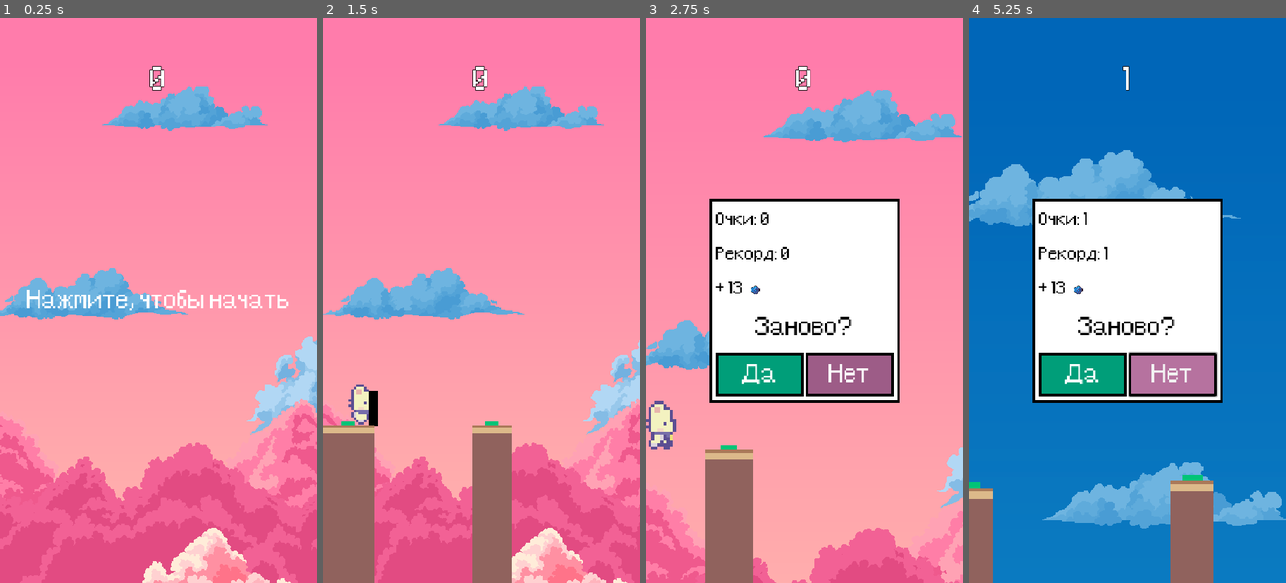
Above: before the commit, frames 1-4 (left to right).
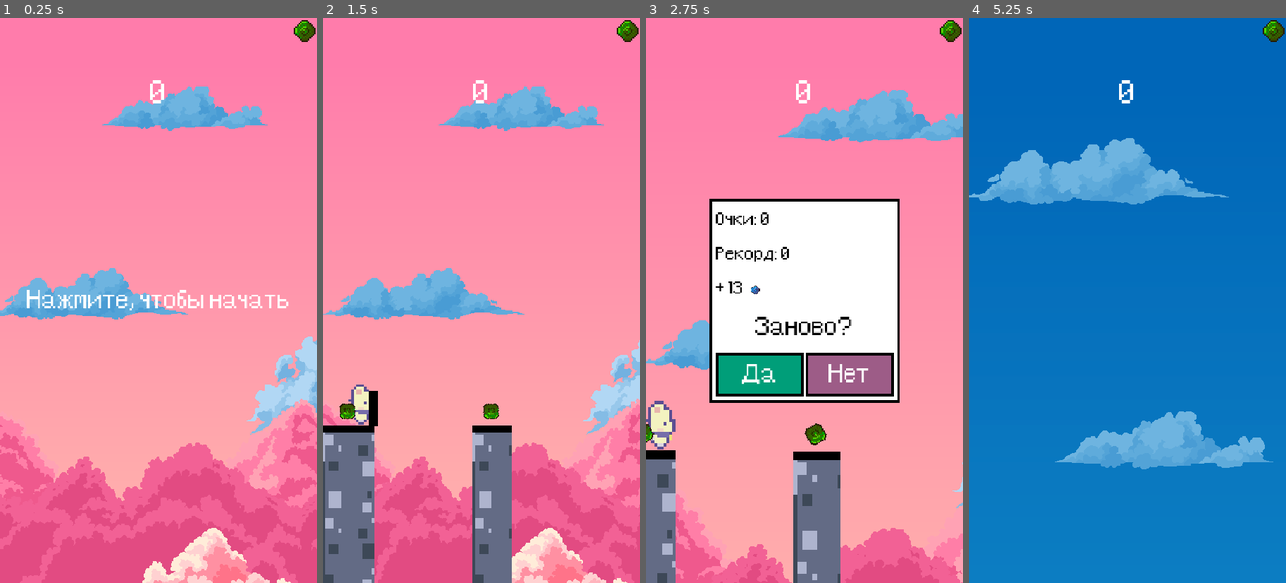
Above: after the commit, the same moments.

Repository: kotofeyy/StickBoss2
Game: Godot game, scene res://Scenes/main.tscn
Same seed, same stepped clock (60 frames per second), same inputs: the game is played once before the commit and once after it.
Inputs (mouse positions are in pixels of both pictures, inside the frame that each line leads up to):
- Up to frame 1 (0.25 s): no input
- Up to frame 2 (1.5 s): click "Нажмите, чтобы начать" at 0.5 s; move the mouse to (551, 272) at 1.27 s; press the mouse at (551, 272) at 1.28 s; hold Up (ui_up) from 1.28 s (still down)
- Up to frame 3 (2.75 s): move the mouse to (741, 328) at 2.02 s; release Up (ui_up) at 2.03 s; release the mouse at (741, 328) at 2.03 s; click (741, 328) at 2.1 s
- Up to frame 4 (5.25 s): click "Да" at 2.75 s; move the mouse to (1159, 176) at 3.52 s; press the mouse at (1159, 176) at 3.53 s; hold Up (ui_up) 3.53-5 s; move the mouse to (1111, 413) at 4.27 s; release the mouse at (1111, 413) at 4.28 s; click (1111, 413) at 4.35 s; click "Нет" at 5 s

The runs differ from the first frame. In frame 1, 0.4% of the frame differs, in the area x 47-100%, y 0-16%; in frame 2, 8.7%; in frame 3, 15%; in frame 4, 36%, in the area x 0-100%, y 0-100%.

Commit message:
обновил спрайт монеток, платформ; очки теперь красиво иксуются

Diff:
--- a/Code/main.gd
+++ b/Code/main.gd
@@ -8,11 +8,16 @@
 @onready var animated_sprite_bonus: AnimatedSprite2D = $AnimatedSpriteBonus
 @onready var audio_stream_player_hit: AudioStreamPlayer = $AudioStreamPlayerHit
 @onready var audio_stream_player_swipe: AudioStreamPlayer = $AudioStreamPlayerSwipe
+@onready var audio_stream_player_defeat: AudioStreamPlayer = $AudioStreamPlayerDefeat
+@onready var audio_stream_player_score_x: AudioStreamPlayer = $AudioStreamPlayerScoreX
+
 
 @onready var start_game_button: Button = $CanvasLayer/StartGameButton
 @onready var end_game_panel: Panel = $CanvasLayer/EndGamePanel
 
-@onready var label_score: Label = $CanvasLayer/Label
+
+@onready var label_score: Label = $CanvasLayer/LabelScore
+@onready var label_x: Label = $CanvasLayer/LabelScore/LabelX
 @onready var result_score_label: RichTextLabel = $CanvasLayer/EndGamePanel/MarginContainer/VBoxContainer/ResultScoreLabel
 @onready var best_score_label: RichTextLabel = $CanvasLayer/EndGamePanel/MarginContainer/VBoxContainer/BestScoreLabel
 @onready var x_bonus_label: Label = $XBonusLabel
@@ -35,8 +40,9 @@
 
 
 func _ready() -> void:
+	#JavaScriptBridge.eval("console.log('ЗДАРОВА ПЕДИК')")
+	#start_game()
 	pass
-	#start_game()
 
 
 func _physics_process(delta: float) -> void:
@@ -45,17 +51,12 @@
 			stick.size.y += 3
 			is_building = true
 
-
 		if Input.is_action_just_released("ui_up") or Input.is_action_just_released("mouse_action"):
 			rotate_stick()
 
 
 func start_game() -> void:
-	var childs = get_children()
-	for child in childs:
-		if child is Platform:
-			child.queue_free()
-
+	clear_platforms()
 	parallax_background.visible = false
 	parallax_background_2.visible = false
 	score = 0
@@ -64,6 +65,7 @@
 	start_game_button.visible = false
 	player.visible = true
 	stick.visible = true
+	label_x.visible = false
 
 	match (randi_range(1,2)):
 		1: parallax_background.visible = true
@@ -71,7 +73,6 @@
 
 	platfrom_1 = platform_preload.instantiate()
 	platfrom_2 = platform_preload.instantiate()
-
 
 	add_child(platfrom_1)
 	platfrom_1.position.x = 0
@@ -84,6 +85,8 @@
 
 
 func move_player_to_platform() -> void:
+	score += 1
+	label_score.text = str(score)
 	animated_sprite_2d.play("walk")
 	var tween = get_tree().create_tween()
 	tween.tween_property(player, "position:x", platfrom_2.position.x + platfrom_2.get_size_x() - 20, 0.5)
@@ -92,8 +95,6 @@
 
 func spawn_next_platform() -> void:
 	animated_sprite_2d.pause()
-	score += 1
-	label_score.text = str(score)
 	reset_stick()
 
 	var min_pos_x = platfrom_2.position.x + 200
@@ -104,25 +105,15 @@
 	add_child(platfrom_2)
 
 
-func scores_to_scale() -> Vector2:
-	return Vector2(hit_center_counter * 1.5, hit_center_counter * 1.5)
-
-
-func start_burning_label() -> void:
-	#var tween_fire_visible = get_tree().create_tween()
-	#tween_fire_visible.tween_property(animated_sprite_fire, "modulate:a", 1.0, 1.0)
-
-	tween_label_score = get_tree().create_tween()
-	tween_label_score.set_loops()
-	tween_label_score.tween_property(label_score, "self_modulate", Color.YELLOW, 0.3)
-	tween_label_score.chain().tween_property(label_score, "self_modulate", Color.WHITE, 0.3)
-
-
-func stop_burning_label() -> void:
-
-	if tween_label_score: tween_label_score.kill()
-
-	label_score.add_theme_color_override("font_color", Color.WHITE)
+func clear_platforms() -> void:
+	var childs = get_children()
+	for child in childs:
+		if child is Platform:
+			child.queue_free()
+
+
+func set_default_pitch() -> void:
+	audio_stream_player_hit.pitch_scale = 1.0
 
 
 func label_score_shake() -> void:
@@ -130,11 +121,25 @@
 	var tween = get_tree().create_tween()
 	tween.set_parallel(true)
 
-	tween.tween_property(label_score, "scale", scores_to_scale(), 0.1)
+	tween.tween_property(label_score, "scale", Vector2(1.5, 1.5), 0.1)
 	tween.chain().tween_property(label_score, "scale", Vector2(1.0, 1.0), 0.1)
 
 	tween.tween_property(label_score, "rotation_degrees", randi_range(-15, 15), 0.1)
 	tween.chain().tween_property(label_score, "rotation_degrees", 0, 0.1)
+
+
+
+func animate_label_x(start_val: int, end_val: int, duration: float = 1.5):
+	label_score.scale = Vector2(1.5, 1.5)
+	var tween = get_tree().create_tween()
+	tween.tween_method(_set_label_number, start_val, end_val, duration)\
+		.set_trans(Tween.TRANS_QUAD)\
+		.set_ease(Tween.EASE_OUT)
+	tween.finished.connect(func(): label_score.scale = Vector2(1.0, 1.0))
+
+
+func _set_label_number(value: int):
+	label_score.text = str(value)
 
 
 func rotate_stick() -> void:
@@ -147,14 +152,23 @@
 	if check_distance() == "hit":
 		tween.finished.connect(move_player_to_platform)
 		current_hit = "hit"
+		label_x.visible = false
+		label_x.text = ""
+		if hit_center_counter > 1:
+			var start_value = score
+			score *= hit_center_counter
+			audio_stream_player_score_x.play()
+			animate_label_x(start_value, score)
 		hit_center_counter = 0
-		stop_burning_label()
+		set_default_pitch()
 	elif check_distance() == "hit_center":
 		tween.finished.connect(func():
+
 			move_player_to_platform()
 			hit_to_center()
 			)
 	else:
+		game_is_starting = false
 		tween.finished.connect(stick_defeat)
 
 
@@ -164,7 +178,7 @@
 	x_bonus_label.position.y = platfrom_2.position.y
 	x_bonus_label.position.x = platfrom_2.position.x + randi_range(10,50)
 	x_bonus_label.modulate.a = 1.0
-	x_bonus_label.text = ["ВАУ!", "Круто!", "Класс!", "Еще!", "Превосходно!"].pick_random()
+	x_bonus_label.text = ["ВАУ!", "Круто!", "Класс!", "Великолепно!", "Превосходно!"].pick_random()
 
 	var tween_x_bonus = get_tree().create_tween()
 	tween_x_bonus.set_parallel(true)
@@ -173,8 +187,10 @@
 
 	if current_hit == "center":
 		hit_center_counter += 1
-	if hit_center_counter > 1:
-		start_burning_label()
+		label_x.visible = true
+		label_x.text = "x" + str(hit_center_counter)
+
+	#if hit_center_counter > 1:
 
 	platfrom_2.hit_to_center()
 	spawn_bonus_effect()
@@ -183,20 +199,18 @@
 
 
 func stick_defeat() -> void:
+	audio_stream_player_defeat.play()
 	camera_2d.camera_zoom_defeat()
 	var tween = get_tree().create_tween()
 	tween.set_trans(Tween.TRANS_ELASTIC)
 	tween.tween_property(stick, "size", Vector2(15.0, 20.0), 0.3)
 	tween.finished.connect(func():
-		game_is_starting = false
 		end_game_panel.visible = true
 		result_score_label.text = "Очки: " + str(score)
 		best_score_label.text = "Рекорд: " + str(score)
 		stick.rotation_degrees = 180
-		#platfrom_1.defeat()
 		platfrom_2.defeat()
 		stick.visible = false
-		#reset_stick()
 		)
 
 
@@ -245,4 +259,12 @@
 	start_game()
 	await get_tree().create_timer(0.5).timeout
 	game_is_starting = true
-	#reset_stick()
+
+
+func _on_cancel_button_pressed() -> void:
+	player.visible = false
+	clear_platforms()
+	camera_2d.camera_zoom_start_game()
+	end_game_panel.visible = false
+	await get_tree().create_timer(0.5).timeout
+	start_game_button.visible = true
--- a/Code/platform.gd
+++ b/Code/platform.gd
@@ -1,7 +1,6 @@
 class_name Platform extends Control
 
-@onready var center: ColorRect = $Center
-@onready var main: ColorRect = $Main
+@onready var center: TextureRect = $Center
 @onready var base_platfrom: TextureRect = $BasePlatfrom
 
 
@@ -14,13 +13,15 @@
 func _ready() -> void:
 	_random_position()
 	_random_size()
+
 	center.position.x = (base_platfrom.size.x - center.size.x) / 2
 	var tween = get_tree().create_tween()
-	tween.set_trans(Tween.TRANS_ELASTIC)
+	tween.set_trans(Tween.TRANS_QUAD)
 	tween.tween_property(self, "position:y", 640, 0.5)
 	tween.finished.connect(func():
 		can_remove = true
 	)
+	start_center_animation()
 
 
 func _random_position() -> void:
@@ -55,5 +56,16 @@
 
 func defeat() -> void:
 	var tween = get_tree().create_tween()
-	tween.set_trans(Tween.TRANS_ELASTIC)
+	tween.set_trans(Tween.TRANS_QUINT)
 	tween.tween_property(self, "position:y", 900, 0.5)
+
+
+func start_center_animation() -> void:
+	var tween = get_tree().create_tween()
+	tween.set_loops(true)
+	tween.tween_property(center, "rotation_degrees", 360, 1.5)
+	tween.tween_property(center, "rotation_degrees", 0, 1.5)
+
+
+func random_spawn_center() -> void:
+	pass
--- a/Scenes/main.tscn
+++ b/Scenes/main.tscn
@@ -14,8 +14,9 @@
 [ext_resource type="Texture2D" uid="uid://ce0ujjbqpde12" path="res://Sprites/Backgrounds/Background_2/1.png" id="12_fdnlq"]
 [ext_resource type="Texture2D" uid="uid://d3053pmsoadc7" path="res://Sprites/Backgrounds/Background_2/5.png" id="13_jkdf5"]
 [ext_resource type="Texture2D" uid="uid://db0gc1656c6ac" path="res://Sprites/PoisonCast_96x96.png" id="14_jkdf5"]
-[ext_resource type="AudioStream" uid="uid://djepgqvo7dvbt" path="res://Sounds/Floating Dream.mp3" id="16_k12tt"]
+[ext_resource type="AudioStream" uid="uid://bagq4ajruxin8" path="res://Sounds/defeat.wav" id="17_h1bgf"]
 [ext_resource type="AudioStream" uid="uid://ben86vgtbfkcj" path="res://Sounds/hit_to_center_2.wav" id="18_b3802"]
+[ext_resource type="AudioStream" uid="uid://ditnhd8xfre28" path="res://Sounds/score_x_up.wav" id="18_fevyy"]
 [ext_resource type="AudioStream" uid="uid://cey4r3r214cqx" path="res://Sounds/SwipeStick.mp3" id="20_hibaj"]
 
 [sub_resource type="AtlasTexture" id="AtlasTexture_8gbba"]
@@ -453,21 +454,46 @@
 text = "Заново?"
 horizontal_alignment = 1
 
-[node name="Label" type="Label" parent="CanvasLayer"]
+[node name="LabelScore" type="Label" parent="CanvasLayer"]
 custom_minimum_size = Vector2(150, 150)
 anchors_preset = 5
 anchor_left = 0.5
 anchor_right = 0.5
 offset_left = -75.0
-offset_top = 59.0
+offset_top = 80.0
 offset_right = 75.0
-offset_bottom = 212.0
+offset_bottom = 230.0
 grow_horizontal = 2
-theme_override_constants/outline_size = 4
 theme_override_font_sizes/font_size = 70
-text = "0
-"
+text = "0"
 horizontal_alignment = 1
+
+[node name="LabelX" type="Label" parent="CanvasLayer/LabelScore"]
+visible = false
+layout_mode = 1
+anchors_preset = 6
+anchor_left = 1.0
+anchor_top = 0.5
+anchor_right = 1.0
+anchor_bottom = 0.5
+offset_left = -41.0
+offset_top = -30.0
+offset_bottom = 30.0
+grow_horizontal = 0
+grow_vertical = 2
+rotation = 0.261799
+theme_override_font_sizes/font_size = 55
+text = "x4"
+
+[node name="ScoreSprite" type="TextureRect" parent="CanvasLayer"]
+self_modulate = Color(0.815686, 1, 0, 1)
+anchors_preset = 1
+anchor_left = 1.0
+anchor_right = 1.0
+offset_left = -40.0
+offset_bottom = 40.0
+grow_horizontal = 0
+texture = ExtResource("11_fevyy")
 
 [node name="Stick" type="ColorRect" parent="."]
 visible = false
@@ -529,14 +555,9 @@
 frame_progress = 1.0
 speed_scale = 8.0
 
-[node name="AudioStreamPlayer" type="AudioStreamPlayer" parent="."]
-stream = ExtResource("16_k12tt")
-volume_db = -15.0
-parameters/looping = true
-
 [node name="AudioStreamPlayerHit" type="AudioStreamPlayer" parent="."]
 stream = ExtResource("18_b3802")
-volume_db = -20.0
+volume_db = -30.0
 
 [node name="XBonusLabel" type="Label" parent="."]
 offset_left = -75.0
@@ -548,7 +569,16 @@
 
 [node name="AudioStreamPlayerSwipe" type="AudioStreamPlayer" parent="."]
 stream = ExtResource("20_hibaj")
+volume_db = -30.0
+
+[node name="AudioStreamPlayerDefeat" type="AudioStreamPlayer" parent="."]
+stream = ExtResource("17_h1bgf")
+volume_db = -20.0
+
+[node name="AudioStreamPlayerScoreX" type="AudioStreamPlayer" parent="."]
+stream = ExtResource("18_fevyy")
 volume_db = -20.0
 
 [connection signal="pressed" from="CanvasLayer/StartGameButton" to="." method="_on_start_game_button_pressed"]
 [connection signal="pressed" from="CanvasLayer/EndGamePanel/MarginContainer/HBoxContainer/ResetGameButton" to="." method="_on_reset_game_button_pressed"]
+[connection signal="pressed" from="CanvasLayer/EndGamePanel/MarginContainer/HBoxContainer/CancelButton" to="." method="_on_cancel_button_pressed"]
--- a/Scenes/platform.tscn
+++ b/Scenes/platform.tscn
@@ -1,7 +1,14 @@
-[gd_scene load_steps=3 format=3 uid="uid://d05llmg1igb4g"]
+[gd_scene load_steps=6 format=3 uid="uid://d05llmg1igb4g"]
 
 [ext_resource type="Script" uid="uid://byjgi54hameu5" path="res://Code/platform.gd" id="1_1rc8e"]
+[ext_resource type="Texture2D" uid="uid://dejhhnvq1vbhn" path="res://Sprites/daimond_16.png" id="2_mrs20"]
 [ext_resource type="Texture2D" uid="uid://clo30vfvutmji" path="res://Sprites/Platforms/basic_platform.png" id="2_n5262"]
+[ext_resource type="Texture2D" uid="uid://da03wb1i0a44n" path="res://Sprites/Platforms/tree_platform.png" id="4_mlqre"]
+
+[sub_resource type="StyleBoxTexture" id="StyleBoxTexture_mlqre"]
+texture = ExtResource("4_mlqre")
+axis_stretch_horizontal = 1
+axis_stretch_vertical = 2
 
 [node name="Platform" type="Control"]
 layout_mode = 3
@@ -11,30 +18,36 @@
 offset_bottom = 1150.0
 script = ExtResource("1_1rc8e")
 
-[node name="Center" type="ColorRect" parent="."]
+[node name="Center" type="TextureRect" parent="."]
+self_modulate = Color(0.815686, 1, 0, 1)
 layout_mode = 1
 anchors_preset = 5
 anchor_left = 0.5
 anchor_right = 0.5
-offset_left = -11.0
-offset_top = -6.0
-offset_right = 11.0
+offset_left = -16.0
+offset_top = -36.0
+offset_right = 16.0
+offset_bottom = -4.0
 grow_horizontal = 2
-color = Color(0, 0.767782, 0.465989, 1)
+pivot_offset = Vector2(15, 15)
+texture = ExtResource("2_mrs20")
 
 [node name="BasePlatfrom" type="TextureRect" parent="."]
+self_modulate = Color(1, 1, 1, 0)
 layout_mode = 0
 offset_right = 90.0
 offset_bottom = 285.0
 texture = ExtResource("2_n5262")
 expand_mode = 1
 
-[node name="Main" type="ColorRect" parent="."]
-visible = false
-layout_mode = 0
-offset_right = 90.0
-offset_bottom = 285.0
-color = Color(0, 0, 0, 1)
+[node name="Panel" type="Panel" parent="BasePlatfrom"]
+layout_mode = 1
+anchors_preset = 15
+anchor_right = 1.0
+anchor_bottom = 1.0
+grow_horizontal = 2
+grow_vertical = 2
+theme_override_styles/panel = SubResource("StyleBoxTexture_mlqre")
 
 [node name="VisibleOnScreenEnabler2D" type="VisibleOnScreenEnabler2D" parent="."]
 position = Vector2(43.75, 139)
--- /dev/null
+++ b/default_bus_layout.tres
@@ -0,0 +1,3 @@
+[gd_resource type="AudioBusLayout" format=3 uid="uid://r3qmt0c3nmoq"]
+
+[resource]
--- a/project.godot
+++ b/project.godot
@@ -25,7 +25,6 @@
 window/size/viewport_width=500
 window/size/viewport_height=888
 window/stretch/mode="canvas_items"
-window/stretch/aspect="keep_height"
 
 [gui]
 
Not shown: 1 places in Scenes/main.tscn that only renumber resources
Not shown, removed: Sounds/Floating Dream.mp3.import
Not shown, added: Sounds/defeat.wav.import
Not shown, added: Sounds/score_x_up.wav.import
Not shown, changed: Sprites/MagicBarrier_64x64.png.import
Binary file added: Sprites/Platforms/tree_platform.png
Not shown, added: Sprites/Platforms/tree_platform.png.import
Binary file removed: Sprites/daimond.png
Not shown, removed: Sprites/daimond.png.import
Not shown, changed: export_presets.cfg
Not shown, changed: Sounds/Floating Dream.mp3
Not shown, added: Sounds/defeat.wav
(and 1 more such lines)
